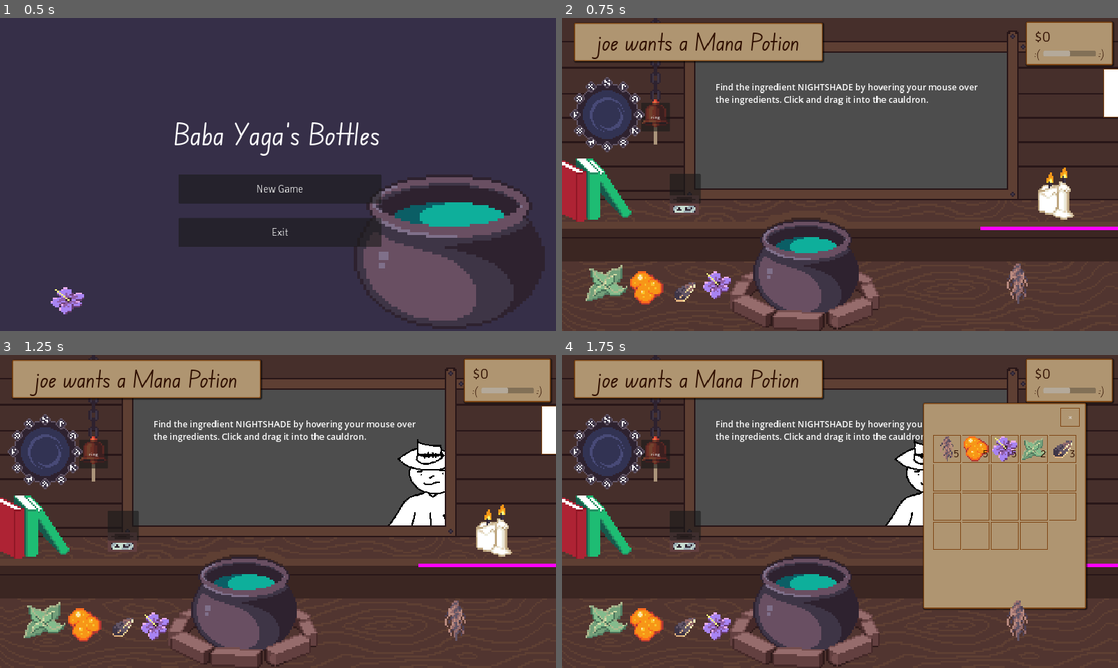
Above: before the commit, frames 1-4 (two rows, left to right).
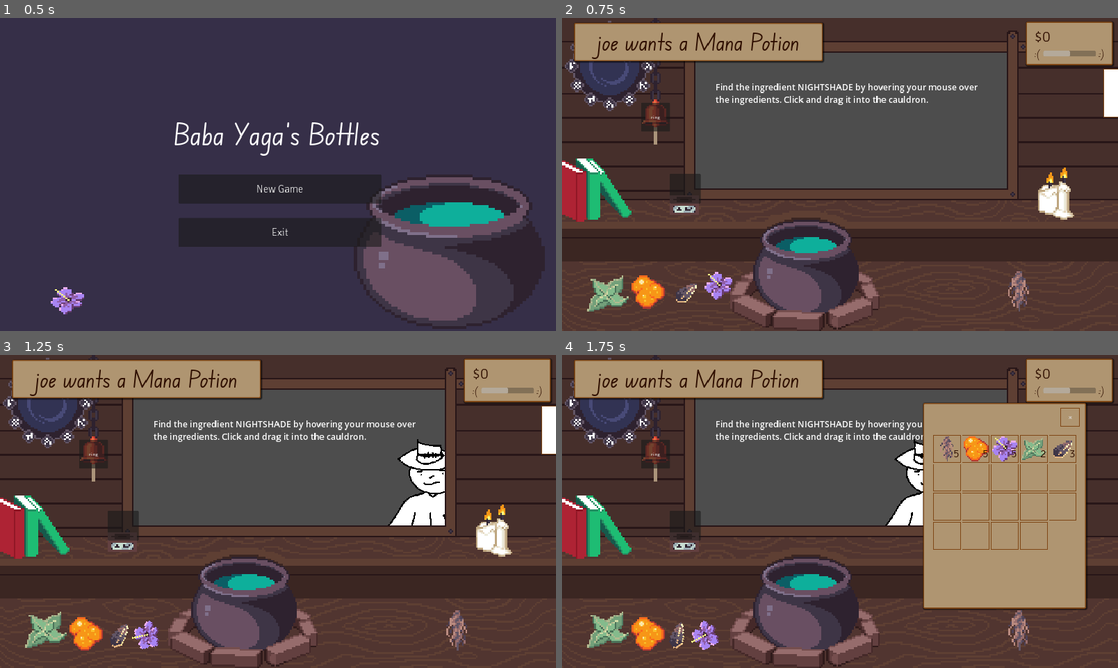
Above: after the commit, the same moments.

Repository: HuskyGameDev/2024s-team3
Game: Godot game, scene res://Scenes/UI/Title.tscn
Same seed, same stepped clock (60 frames per second), same inputs: the game is played once before the commit and once after it.
Inputs (mouse positions are in pixels of both pictures, inside the frame that each line leads up to):
- Up to frame 1 (0.5 s): no input
- Up to frame 2 (0.75 s): click "New Game" at 0.5 s
- Up to frame 3 (1.25 s): no input
- Up to frame 4 (1.75 s): click (1112, 430) at 1.25 s

Frame 1 is identical in both runs. In frame 2, 4.5% of the frame differs, in the area x 0-100%, y 0-94%; in frame 3, 4.9%, in the area x 0-100%, y 0-95%; in frame 4, 4.7%.
Error in both runs: Modulo by zero error in operator '%'. (res://Scripts/customer.gd:18)

Commit message:
Messing with potion collisions
Messing with the collisions to create a better game feel

Diff:
--- a/Scenes/DraggableObject.tscn
+++ b/Scenes/DraggableObject.tscn
@@ -11,6 +11,8 @@
 height = 16.0
 
 [node name="DraggableObject" type="RigidBody2D" groups=["pickable"]]
+collision_layer = 0
+collision_mask = 0
 input_pickable = true
 physics_material_override = SubResource("PhysicsMaterial_xvb2h")
 script = ExtResource("1_y7la7")
@@ -20,7 +22,6 @@
 texture = ExtResource("2_pp4sf")
 
 [node name="Collider" type="CollisionShape2D" parent="."]
-position = Vector2(0, 3)
 scale = Vector2(6, 6)
 shape = SubResource("CapsuleShape2D_6ilgh")
 debug_color = Color(0, 0.6, 0.701961, 0.419608)
--- a/Scenes/Ingredient.tscn
+++ b/Scenes/Ingredient.tscn
@@ -10,10 +10,8 @@
 script = ExtResource("1_wdr4g")
 
 [node name="DraggableObject" parent="." instance=ExtResource("1_ej0v7")]
-position = Vector2(-4, -1)
 
 [node name="Area2D" type="Area2D" parent="."]
 
 [node name="IngredientArea" type="CollisionShape2D" parent="Area2D"]
-position = Vector2(-5, 2)
 shape = SubResource("RectangleShape2D_qqx7g")
--- a/Scenes/Potion.tscn
+++ b/Scenes/Potion.tscn
@@ -1,10 +1,19 @@
-[gd_scene load_steps=3 format=3 uid="uid://g5q1guc3tswl"]
+[gd_scene load_steps=4 format=3 uid="uid://g5q1guc3tswl"]
 
 [ext_resource type="Script" path="res://Scripts/potion.gd" id="1_m5pfd"]
 [ext_resource type="PackedScene" uid="uid://dv8sysvwkgfoq" path="res://Scenes/DraggableObject.tscn" id="2_hhuif"]
+
+[sub_resource type="RectangleShape2D" id="RectangleShape2D_dmxsp"]
+size = Vector2(94, 20)
 
 [node name="Potion" type="Node2D"]
 script = ExtResource("1_m5pfd")
 
 [node name="DraggableObject" parent="." instance=ExtResource("2_hhuif")]
-position = Vector2(1, -5)
+
+[node name="RigidBody2D" type="RigidBody2D" parent="."]
+collision_layer = 2
+collision_mask = 2
+
+[node name="CollisionShape2D" type="CollisionShape2D" parent="RigidBody2D"]
+shape = SubResource("RectangleShape2D_dmxsp")
--- a/Scenes/Screens/Main.tscn
+++ b/Scenes/Screens/Main.tscn
@@ -13,20 +13,14 @@
 [ext_resource type="Texture2D" uid="uid://bgr0j54ert0ee" path="res://Assets/Sprites/Ingredients/pine_resin.png" id="12_5ovj8"]
 [ext_resource type="Texture2D" uid="uid://k1s0jbcfp0sn" path="res://Assets/Sprites/Ingredients/sunflower_seeds.png" id="13_sykwt"]
 [ext_resource type="Texture2D" uid="uid://dnynu6kp1nswf" path="res://Assets/Sprites/Ingredients/nightshade_petals.png" id="14_jiia4"]
-[ext_resource type="PackedScene" uid="uid://cqjv8jg1x3rnd" path="res://Scenes/Crucible.tscn" id="15_a4pmo"]
 [ext_resource type="Theme" uid="uid://b3qy32ccw0g8o" path="res://Assets/Themes/UiTheme.tres" id="17_5filg"]
 [ext_resource type="PackedScene" uid="uid://b6cq5upjosmpf" path="res://New_Clock.tscn" id="17_n5klg"]
 
+[sub_resource type="SegmentShape2D" id="SegmentShape2D_1fgwd"]
+b = Vector2(1920, 0)
+
 [sub_resource type="RectangleShape2D" id="RectangleShape2D_1aqou"]
 size = Vector2(417, 39.5)
-
-[sub_resource type="RectangleShape2D" id="RectangleShape2D_kyrvs"]
-size = Vector2(865, 114)
-
-[sub_resource type="RectangleShape2D" id="RectangleShape2D_1qc2w"]
-size = Vector2(2.60528, 0.266697)
-
-[sub_resource type="PlaceholderTexture2D" id="PlaceholderTexture2D_c4ekw"]
 
 [sub_resource type="RectangleShape2D" id="RectangleShape2D_jquh8"]
 size = Vector2(98.25, 94.25)
@@ -115,9 +109,20 @@
 position = Vector2(160, 90)
 texture = ExtResource("2_u1ul0")
 
+[node name="StaticBody2D" type="StaticBody2D" parent="Room"]
+position = Vector2(117.333, 109.333)
+scale = Vector2(0.166667, 0.166667)
+collision_layer = 2
+collision_mask = 2
+
+[node name="CollisionShape2D" type="CollisionShape2D" parent="Room/StaticBody2D"]
+position = Vector2(-710, 8)
+shape = SubResource("SegmentShape2D_1fgwd")
+one_way_collision = true
+
 [node name="Floor" type="StaticBody2D" parent="Room"]
-position = Vector2(276, 206)
-collision_layer = 2147483649
+position = Vector2(276, 211)
+collision_layer = 2147483651
 
 [node name="CollisionShape2D" type="CollisionShape2D" parent="Room/Floor"]
 position = Vector2(-115.5, -21.75)
@@ -125,7 +130,7 @@
 
 [node name="Ceiling" type="StaticBody2D" parent="Room"]
 position = Vector2(272, -6)
-collision_layer = 2147483649
+collision_layer = 2147483651
 
 [node name="CollisionShape2D" type="CollisionShape2D" parent="Room/Ceiling"]
 position = Vector2(-115.5, -13.75)
@@ -134,7 +139,7 @@
 [node name="Rwall" type="StaticBody2D" parent="Room"]
 position = Vector2(327, 192)
 rotation = 1.5708
-collision_layer = 2147483649
+collision_layer = 2147483651
 
 [node name="CollisionShape2D" type="CollisionShape2D" parent="Room/Rwall"]
 position = Vector2(-115.5, -12.7501)
@@ -143,7 +148,7 @@
 [node name="Lwall" type="StaticBody2D" parent="Room"]
 position = Vector2(-6, -44)
 rotation = 4.71239
-collision_layer = 2147483649
+collision_layer = 2147483651
 
 [node name="CollisionShape2D" type="CollisionShape2D" parent="Room/Lwall"]
 position = Vector2(-115.5, -13.75)
@@ -152,27 +157,6 @@
 [node name="Cauldron" parent="." instance=ExtResource("3_qla3h")]
 position = Vector2(852, 840)
 scale = Vector2(6, 6)
-
-[node name="shelfArea" type="Area2D" parent="."]
-position = Vector2(0.000244141, 6.10352e-05)
-collision_layer = 2147483649
-collision_mask = 2147483649
-
-[node name="CollisionShape2D" type="CollisionShape2D" parent="shelfArea"]
-position = Vector2(1443.5, 668)
-shape = SubResource("RectangleShape2D_kyrvs")
-
-[node name="shelf" type="StaticBody2D" parent="shelfArea"]
-
-[node name="CollisionShape2D" type="CollisionShape2D" parent="shelfArea/shelf"]
-position = Vector2(1443.5, 714.5)
-scale = Vector2(331.25, 11.25)
-shape = SubResource("RectangleShape2D_1qc2w")
-
-[node name="Sprite2D" type="Sprite2D" parent="shelfArea"]
-position = Vector2(1445.81, 720.5)
-scale = Vector2(861.625, 11.25)
-texture = SubResource("PlaceholderTexture2D_c4ekw")
 
 [node name="MoneyAndRep" parent="." instance=ExtResource("5_0uejy")]
 offset_left = 1612.0
@@ -305,17 +289,11 @@
 text = "ring"
 script = SubResource("GDScript_hmejc")
 
-[node name="Crucible" parent="." instance=ExtResource("15_a4pmo")]
-visible = false
-position = Vector2(1350, 950)
-scale = Vector2(3, 3)
-
 [node name="NewClock" parent="." instance=ExtResource("17_n5klg")]
-position = Vector2(155, 333)
-scale = Vector2(5, 5)
+position = Vector2(165, 165)
+scale = Vector2(6, 6)
 
 [connection signal="potion_made" from="Cauldron" to="." method="_on_cauldron_potion_made"]
-[connection signal="body_entered" from="shelfArea" to="." method="_on_shelf_body_entered"]
 [connection signal="button_up" from="Pedestal" to="Pedestal" method="_on_button_up"]
 [connection signal="sendToBell" from="Pedestal" to="ringBell" method="_on_pedestal_send_to_bell"]
 [connection signal="body_entered" from="Pedestal/InvArea" to="Pedestal" method="_on_inv_area_body_entered"]
@@ -325,4 +303,3 @@
 [connection signal="CorrectGoToCustSpawner" from="ringBell" to="." method="_on_ring_bell_correct_go_to_cust_spawner"]
 [connection signal="CorrectGoToCustSpawner" from="ringBell" to="Pedestal" method="_on_customer_take_potion"]
 [connection signal="pressed" from="ringBell" to="." method="_on_ring_bell_pressed"]
-[connection signal="salt_made" from="Crucible" to="." method="_on_crucible_salt_made"]
--- a/Scripts/draggable.gd
+++ b/Scripts/draggable.gd
@@ -3,15 +3,23 @@
 ############ Drag and Drop Functions ############
 var beingHeld = false
 
+var parentNode: Node2D
 
 func _unhandled_input(_event):
 	if not Input.is_action_pressed("click") and beingHeld:
 		beingHeld = false
 		set_deferred("gravity_scale", 1)
-		set_collision_layer_value(1, true)
-		set_collision_layer_value(32, false)
-		set_collision_mask_value(1, true)
-		set_collision_mask_value(32, false)
+		if parentNode.data is Potion:
+			set_collision_layer_value(2, true)
+			set_collision_layer_value(32, false)
+			set_collision_mask_value(2, true)
+			set_collision_mask_value(32, false)
+		elif parentNode.data is Ingredient:
+			set_collision_layer_value(1, true)
+			set_collision_layer_value(32, false)
+			set_collision_mask_value(1, true)
+			set_collision_mask_value(32, false)
+
 
 
 func _on_input_event(_viewport, _event, _shape_idx):
@@ -19,10 +27,16 @@
 		beingHeld = true
 		tooltip.visible = false
 		set_deferred("gravity_scale", 0)
-		set_collision_layer_value(1, false)
-		set_collision_layer_value(32, true)
-		set_collision_mask_value(1, false)
-		set_collision_mask_value(32, true)
+		if parentNode.data is Potion:
+			set_collision_layer_value(2, false)
+			set_collision_layer_value(32, true)
+			set_collision_mask_value(2, false)
+			set_collision_mask_value(32, true)
+		elif parentNode.data is Ingredient:
+			set_collision_layer_value(1, false)
+			set_collision_layer_value(32, true)
+			set_collision_mask_value(1, false)
+			set_collision_mask_value(32, true)
 		var tween = create_tween()
 		tween.tween_property(self, "rotation", 0, 0.1)
 
@@ -33,7 +47,7 @@
 		var distance = global_position.distance_to(mousePos)
 		var direction = global_position.direction_to(mousePos)
 		rotation = 0
-		set_linear_velocity(direction * distance * 15)
+		set_linear_velocity(direction * distance * 25)
 
 
 ############### Object Functions ################
@@ -43,6 +57,7 @@
 var timer:Timer;
 
 func _ready():
+	parentNode = get_parent()
 	timer = $Timer
 	tooltip = $Tooltip
 	if object_data: tooltip.set_text(object_data.name, object_data.description)
--- a/Scripts/ingredient.gd
+++ b/Scripts/ingredient.gd
@@ -1,8 +1,12 @@
 extends Node
 
 @export var data: Ingredient
+@onready var draggable = $DraggableObject
 
 func _ready():
 	$"DraggableObject".set("object_type", "Ingredient")
 	$"DraggableObject".set("object_data", data)
 	$"DraggableObject".call("data_updated")
+
+	draggable.set_collision_layer_value(1, true)
+	draggable.set_collision_mask_value(1, true)
--- a/Scripts/potion.gd
+++ b/Scripts/potion.gd
@@ -1,11 +1,17 @@
 extends Node
 
 @export var data: Potion
+@onready var draggable: RigidBody2D = $DraggableObject
+@onready var childRigid = $RigidBody2D
 var rigidbody: RigidBody2D
+
 
 func _ready():
 	$"DraggableObject".set("object_type", "Potion")
-	self.rigidbody = $"DraggableObject"
+	#self.rigidbody = $"DraggableObject"
+	#draggable.set_collision_layer_value(2,true)
+	#draggable.set_collision_mask_value(2, true)
+
 
 func setType(type:Potion):
 	self.data = type
Binary file changed: Assets/Sprites/Ingredient Default.png
Not shown: 1 places in Scenes/Screens/Main.tscn that only renumber resources
